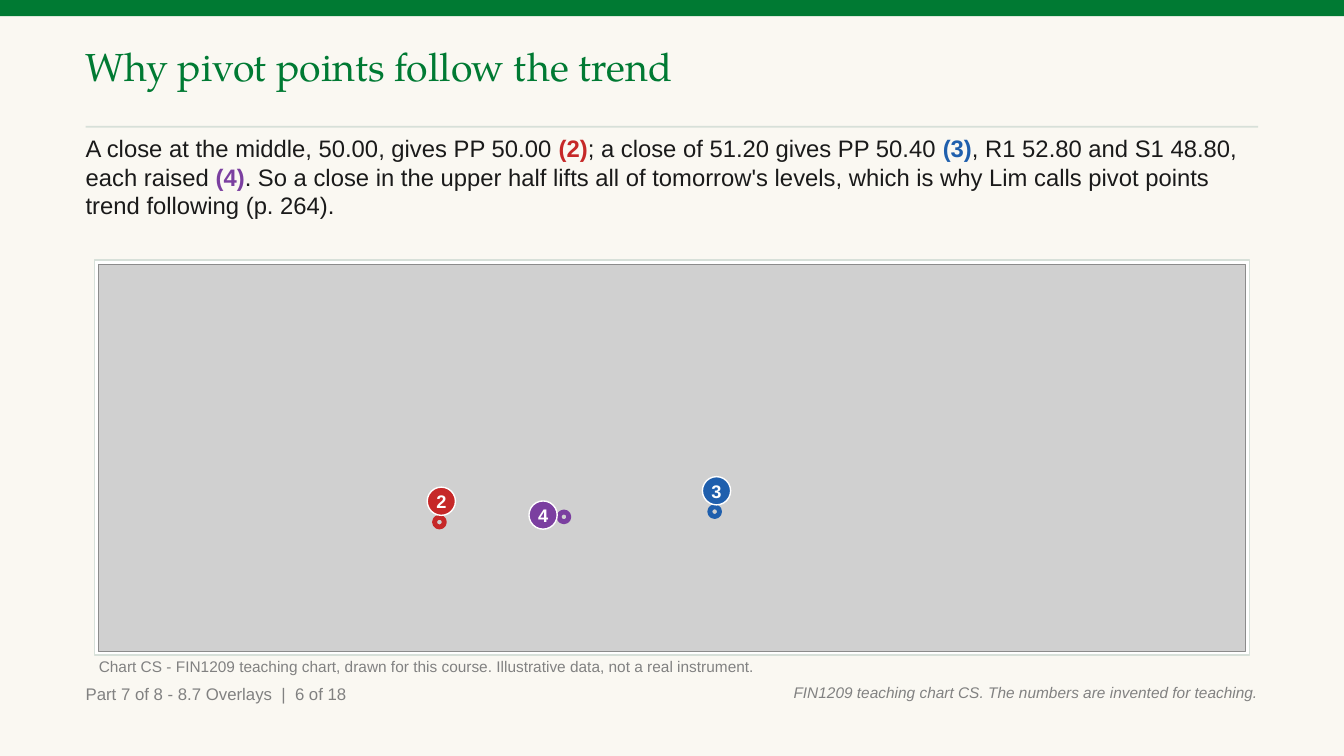
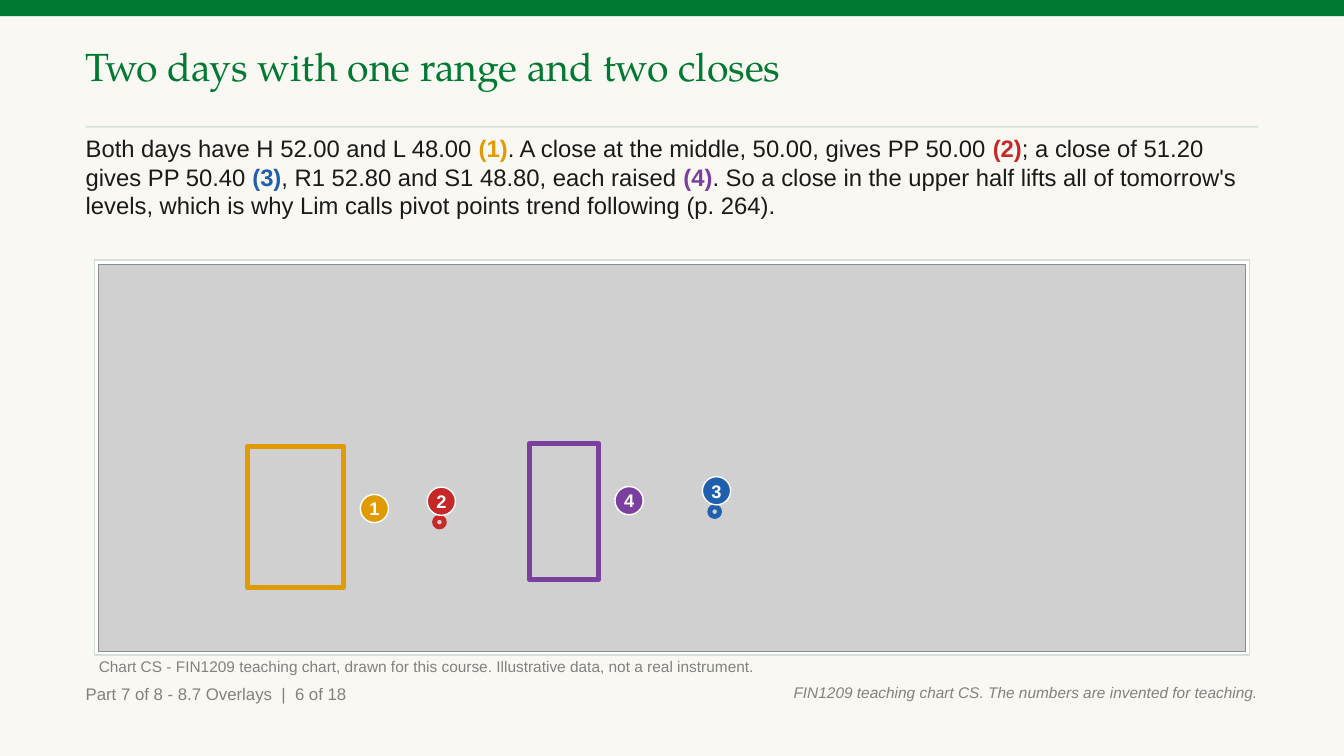
Before and after one commit to benjiesotelo-sudo/Telos_FIN1209, a slide deck: slide 248 of chapter-08/FIN1209-Chapter-08.pptx. Drawn at 1344x756 pixels with LibreOffice and Linux fonts; fonts in the diff are those of the drawing; grey boxes stand for pictures. Boxes give left, top, right and bottom in pixels: in the first picture for what was removed or moved away, otherwise in the second. Text is boxed around its words. In the diff, an @@ line names an element or a change of style, - is before the commit and + after.

```diff
--- a/chapter-08/FIN1209-Chapter-08.pptx
+++ b/chapter-08/FIN1209-Chapter-08.pptx
@@ text at (86, 52, 780, 92): text changed @@
-Why pivot points follow the trend
+Two days with one range and two closes
@@ text at (86, 139, 1236, 219): text changed @@
-A close at the middle, 50.00, gives PP 50.00 (2); a close of 51.20 gives PP 50.40 (3), R1 52.80 and S1 48.80, each raised (4). So a close in the upper half lifts all of tomorrow's levels, which is why Lim calls pivot points trend following (p. 264).
+Both days have H 52.00 and L 48.00 (1). A close at the middle, 50.00, gives PP 50.00 (2); a close of 51.20 gives PP 50.40 (3), R1 52.80 and S1 48.80, each raised (4). So a close in the upper half lifts all of tomorrow's levels, which is why Lim calls pivot points trend following (p. 264).
@@ rectangle added at (248, 447, 344, 588), outline #E09B00 3.5 pt @@
@@ rectangle added at (529, 444, 599, 580), outline #7B3FA0 3.5 pt @@
@@ ellipse added at (360, 495, 388, 523), fill #E09B00, outline #FFFFFF 1 pt, 13 pt, text #FFFFFF, bold @@
+1
@@ ellipse "4": place and size @@
-ellipse "4" at (529, 501, 558, 529)
+ellipse "4" at (615, 487, 643, 515)
@@ ellipse removed at (560, 512, 570, 522) @@
```
Also in this commit, not shown: 11 other slides changed, 7 other files.
